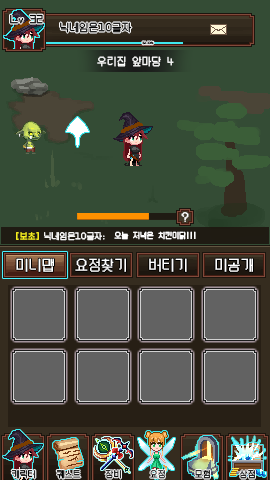
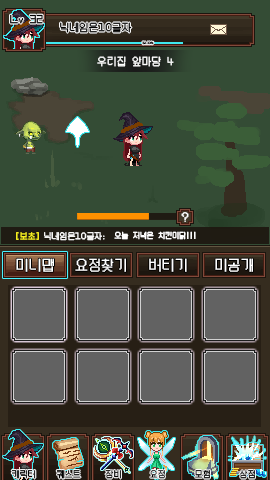
Layered file, before and after one edit (270px x 480px). Changes by layer:
pixels changed over [left=10, top=286, right=68, bottom=343] (layer not identified)
